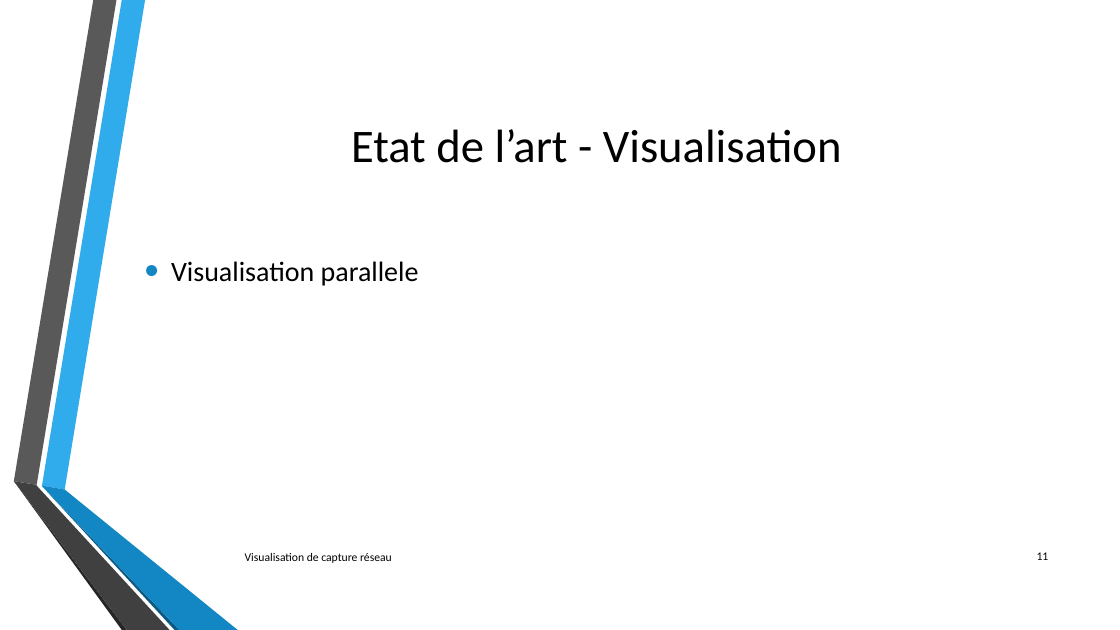
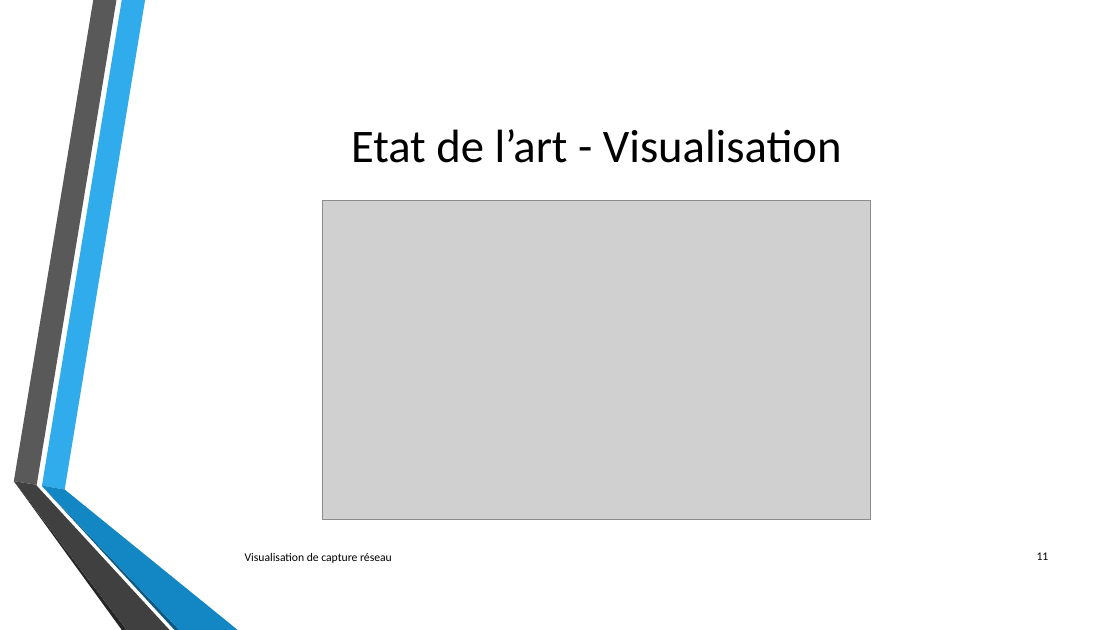
Before and after one commit to lechinoix/Pcap-visualization-project, a slide deck: slide 11 of Outils de visualisation de capture réseau.pptx. Drawn at 1120x630 pixels with LibreOffice and Linux fonts; fonts in the diff are those of the drawing; grey boxes stand for pictures; background and template pictures are left out. Boxes give left, top, right and bottom in pixels: in the first picture for what was removed or moved away, otherwise in the second. Text is boxed around its words. In the diff, an @@ line names an element or a change of style, - is before the commit and + after.

```diff
--- a/Outils de visualisation de capture réseau.pptx
+++ b/Outils de visualisation de capture réseau.pptx
@@ picture added at <box>323,201,870,520</box> @@
@@ text removed at <box>171,261,419,286</box> @@
-• Visualisation parallele
```
Also in this commit, not shown: 3 other slides changed, 2 slides added, 1 other file.
